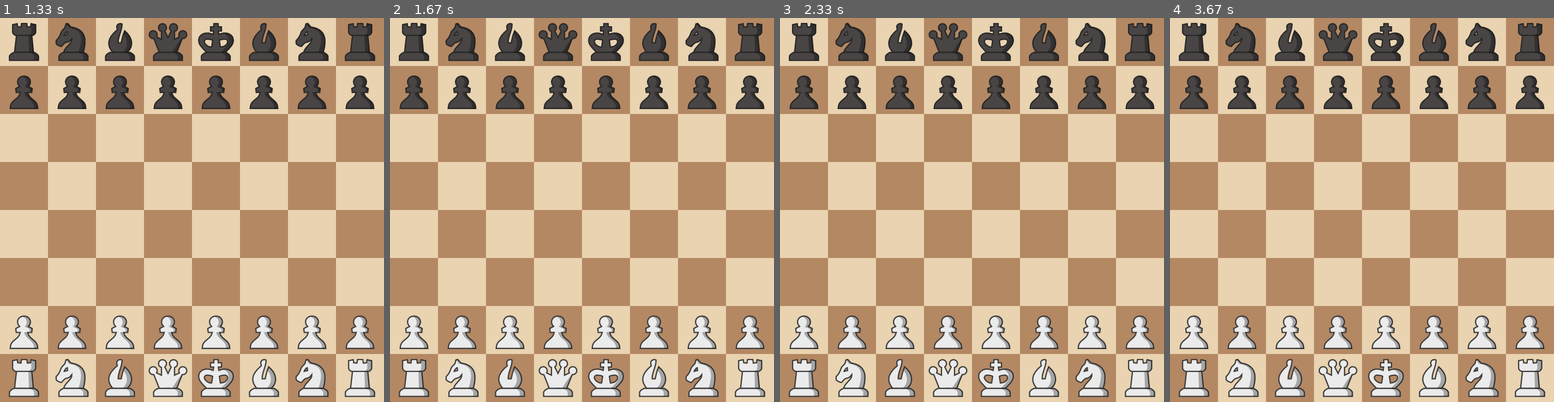
Above: before the commit, frames 1-4 (left to right).
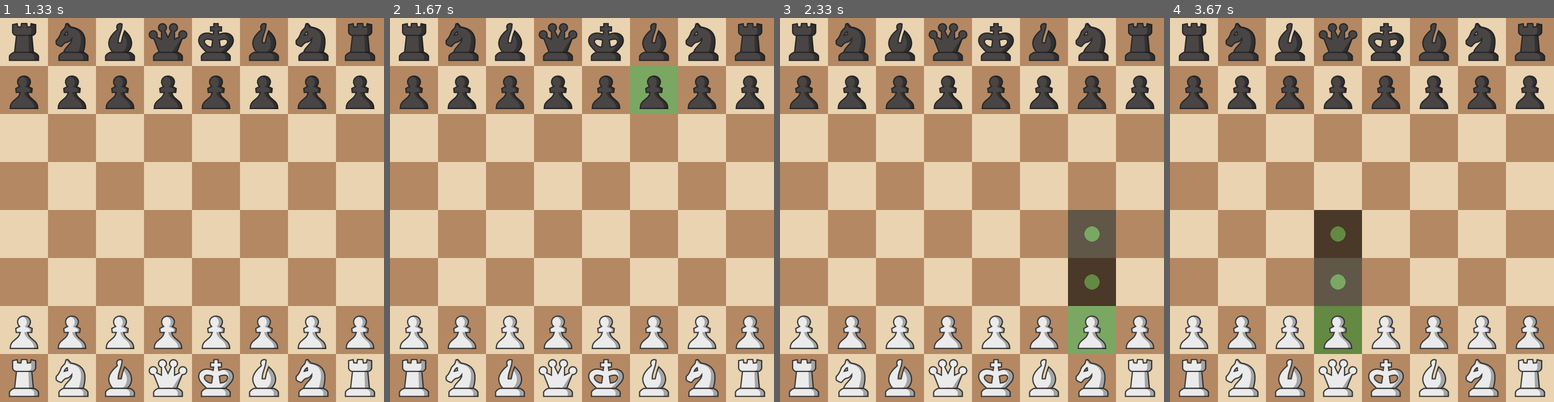
Above: after the commit, the same moments.

Repository: Sihal3/chessai
Game: pygame game, started from GUI.py
Two runs of this game, one before a commit and one after it. Both use one fixed random seed, a clock stepped at 60 frames per second and the inputs below.
Inputs (mouse positions are in pixels of both pictures, inside the frame that each line leads up to):
- Up to frame 1 (1.33 s): click (192, 210) at 0.38 s; move the mouse to (249, 75) at 1.17 s
- Up to frame 2 (1.67 s): click (639, 75) at 1.33 s; move the mouse to (724, 344) at 1.63 s
- Up to frame 3 (2.33 s): click (1114, 344) at 1.92 s
- Up to frame 4 (3.67 s): move the mouse to (1369, 79) at 2.33 s; click (1369, 79) at 2.68 s; move the mouse to (1342, 309) at 3.17 s; click (1342, 309) at 3.57 s

Frame 1 is identical in both runs. In frame 2, 1.2% of the frame differs, in the area x 62-75%, y 12-25%; in frame 3, 4.3%, in the area x 75-88%, y 50-88%; in frame 4, 4.3%.

Commit message:
completed GUI

Diff:
--- a/Board.py
+++ b/Board.py
@@ -109,11 +109,11 @@
                 if fromLoc == 'draw':
                     print("Draw accepted.")
                     self.gameOver = True
-                    return
+                    return True
                 if fromLoc == 'resign':
                     print("You resigned.")
                     self.gameOver = True
-                    return
+                    return True
 
                 if self.moveMode == 'uci':
                     fromLoc, toLoc, modifier = self.convertUCI(fromLoc, team)
@@ -121,7 +121,7 @@
                     fromLoc, toLoc, modifier = self.convertSAN(fromLoc, team)
                     if not (toLoc):
                         print(f'{fromLoc} Move invalid, please try again.')
-                        return
+                        return False
 
             else:
                 print("Improper parameters.")
@@ -177,34 +177,38 @@
 
                 self.timeSincePawnMove = self.timeSincePawnMove + 1
                 self.turn = self.turn + 1
+
+                # GAME END STATES
+
+                # checkmate
+                if (self.inCheck(team.opponent()) and not self.getLegalMoves(team.opponent())):
+                    print("And that's mate. Good game.")
+                    self.gameOver = True
+                    return True
+                # stalemate
+                elif (not self.getLegalMoves(team.opponent())):
+                    print("And that's stalement. A draw.")
+                    self.gameOver = True
+                    return True
+                # 50 move rule
+                if self.timeSincePawnMove > 99:
+                    print("By the 50-move-rule, this is a draw.")
+                    self.gameOver = True
+                    return True
+                # three-fold repitition
+                for board in self.pastBoards:
+                    if self.pastBoards.count(board) > 2:
+                        print("Three-Fold Repetition has occurred, this match is a draw.")
+                        self.gameOver = True
+                        return True
+
+                return True
             else:
                 print("Illegal Move. Try again.")
-
-            # GAME END STATES
-
-            # checkmate
-            if(self.inCheck(team.opponent()) and not self.getLegalMoves(team.opponent())):
-                print("And that's mate. Good game.")
-                self.gameOver = True
-                return
-            # stalemate
-            elif(not self.getLegalMoves(team.opponent())):
-                print("And that's stalement. A draw.")
-                self.gameOver = True
-                return
-            # 50 move rule
-            if self.timeSincePawnMove > 99:
-                print("By the 50-move-rule, this is a draw.")
-                self.gameOver = True
-                return
-            # three-fold repitition
-            for board in self.pastBoards:
-                if self.pastBoards.count(board) > 2:
-                    print("Three-Fold Repetition has occurred, this match is a draw.")
-                    self.gameOver = True
-                    return
+                return False
         else:
             print("Game is Over.")
+            return False
 
 
     def _move(self, fromLoc: Location, toLoc: Location):
@@ -308,7 +312,7 @@
 
         return newMoveList
 
-    def convertUCI(self, move, team):
+    def convertUCI(self, move, team=None):
         if move == 'O-O' or move == '0-0':
             return (Location(5, 1 if team == Team.WHITE else 8), Location(7, 1 if team == Team.WHITE else 8))
         if move == 'O-O-O' or move == '0-0-0':
@@ -318,13 +322,13 @@
         elif len(move) == 5:
             return (Location(move[0:2]), Location(move[2:4]), move[-1])
 
-    def convertSAN(self, move, team):
+    def convertSAN(self, move, team=None):
         if move in ['o-o', 'O-O', '0-0']:
             return (Location(5, 1 if team == Team.WHITE else 8), Location(7, 1 if team == Team.WHITE else 8),'')
         if move in ['o-o-o', 'O-O-O', '0-0-0']:
             return (Location(5, 1 if team == Team.WHITE else 8), Location(3, 1 if team == Team.WHITE else 8),'')
 
-        match = self.SAN_REGEX.match(move)
+        match = self.SAN_REGEX.match(move) # a genius RegEx expression I found online that matches all move types
 
         #catch match failures
         if not match:
@@ -356,7 +360,7 @@
         elif len(pieces) > 1:
             return ('Ambiguity detected. Please add more specificity on piece origin (rank or file).', False, False)
         elif len(pieces) < 1:
-            return ("That is not a legal move. Please try again.", False, False)
+            return ("That is not a legal move.", False, False)
 
 
 
--- /dev/null
+++ b/GUI.py
@@ -0,0 +1,182 @@
+import os
+import io
+
+
+import pygame
+from Board import Board
+from Piece import Piece, PieceType, Team
+from Location import Location
+
+# Set up the drawing window
+BOARD_SIZE = 704
+SQUARE_SIZE = (BOARD_SIZE // 8)
+WHITE = (233, 211, 176)
+BLACK = (180, 136, 99)
+GREEN = (45, 138, 44)
+YELLOW = (247,235,118)
+SPRITES = {}
+selectedLoc = None
+
+def main():
+    global BOARD_SIZE
+    global SQUARE_SIZE
+
+    pygame.init()
+    pygame.display.set_caption('Chess() by Nihal')
+    pygame.display.set_icon(pygame.image.load('icon.png'))
+
+    screen = screen_init() # creates screen and also sprites
+    clock = pygame.time.Clock()
+
+    board = Board()
+
+    # Run until the user asks to quit
+    running = True
+    visualDelta = True
+
+    while running:
+
+        clock.tick(100)
+
+        # Did the user click the window close button?
+        for event in pygame.event.get():
+            if event.type == pygame.QUIT:
+                running = False
+            #elif event.type == pygame.FULLSCREEN:
+                #BOARD_SIZE = min(event.size[0], event.size[1])
+                #SQUARE_SIZE = (BOARD_SIZE // 8)
+                #screen = screen_init('fullscreen')
+                #visualDelta = True
+            elif event.type == pygame.VIDEORESIZE:
+                BOARD_SIZE = min(event.size[0], event.size[1])
+                SQUARE_SIZE = (BOARD_SIZE // 8)
+                screen = screen_init()
+                visualDelta = True
+            elif event.type == pygame.MOUSEBUTTONDOWN:
+                visualDelta = click(event, board, screen)
+
+        if visualDelta:
+            render(screen, board)
+            visualDelta = False
+
+    # Done! Time to quit.
+    pygame.quit()
+
+def render(screen, board):
+    # Fill the background with white
+    screen.fill((255, 255, 255))
+
+    # draw squares
+    for i in range(8):
+        for j in range(8):
+            pygame.draw.rect(screen, BLACK if (i + j) % 2 == 1 else WHITE,
+                                  (i * SQUARE_SIZE, j * SQUARE_SIZE, SQUARE_SIZE, SQUARE_SIZE))
+
+    # draw past move highlight
+    if board.moveLog:
+        fromLoc, toLoc, _ = board.convertSAN(board.moveLog[-1])
+        screen.blit(SPRITES['pH'], ((fromLoc.x - 1) * SQUARE_SIZE, (8 - fromLoc.y) * SQUARE_SIZE))
+        screen.blit(SPRITES['pH'], ((toLoc.x - 1) * SQUARE_SIZE, (8 - toLoc.y) * SQUARE_SIZE))
+
+    # draw selected highlight
+    if selectedLoc:
+        screen.blit(SPRITES['sH'], ((selectedLoc.x-1) * SQUARE_SIZE, (8-selectedLoc.y) * SQUARE_SIZE))
+        if board.getPiece(selectedLoc).color is board.getActiveTeam():
+            for move in board.getPiece(selectedLoc).getLegalMoves(mode='loc'):
+                if board.getPiece(move):
+                    screen.blit(SPRITES['tH'], ((move.x - 1) * SQUARE_SIZE, (8 - move.y) * SQUARE_SIZE))
+                else:
+                    screen.blit(SPRITES['cH'], ((move.x - 1) * SQUARE_SIZE, (8 - move.y) * SQUARE_SIZE))
+
+    # draw pieces
+    for piece in board.getPieces('both'):
+        screen.blit(SPRITES[('w' if piece.color == Team.WHITE else 'b') + piece.type.toString()], ((piece.x-1)*SQUARE_SIZE, (8-piece.y)*SQUARE_SIZE))
+
+    # Flip the display
+    pygame.display.flip()
+
+def sprite_gen():
+    global SPRITES
+
+    SPRITES = {}
+
+    for s in ['wK', 'wQ', 'wR', 'wB', 'wN', 'wP', 'bK', 'bQ', 'bR', 'bB', 'bN', 'bP']:
+        SPRITES[s] = svg_load(os.path.join('frugale', f'{s}.svg'), SQUARE_SIZE).convert_alpha()
+
+    # highlights
+
+    # selectedSquareHighlight
+    SPRITES['sH'] = pygame.Surface((SQUARE_SIZE, SQUARE_SIZE))
+    SPRITES['sH'].fill(GREEN)
+    SPRITES['sH'].set_alpha(150)
+    SPRITES['sH'].convert_alpha()
+
+    # possibleMovesCircleHighlight
+    SPRITES['cH'] = pygame.Surface((SQUARE_SIZE, SQUARE_SIZE))
+    SPRITES['cH'].set_alpha(150)
+    pygame.draw.circle(SPRITES['cH'], GREEN, (SQUARE_SIZE/2, SQUARE_SIZE/2), SQUARE_SIZE/6)
+    SPRITES['cH'].convert_alpha()
+
+    # possibleTakesCircleHighlight
+    SPRITES['tH'] = pygame.Surface((SQUARE_SIZE, SQUARE_SIZE), pygame.SRCALPHA)
+    SPRITES['tH'].fill((GREEN[0], GREEN[1], GREEN[2], 150))
+    pygame.draw.circle(SPRITES['tH'], (0, 0, 0, 0), (SQUARE_SIZE/2, SQUARE_SIZE/2), SQUARE_SIZE/1.8)
+    SPRITES['tH'].convert_alpha()
+
+    # pastMoveHighlight
+    SPRITES['pH'] = pygame.Surface((SQUARE_SIZE, SQUARE_SIZE))
+    SPRITES['pH'].fill(YELLOW)
+    SPRITES['pH'].set_alpha(150)
+    SPRITES['pH'].convert_alpha()
+
+
+
+def svg_load(filename, scale):
+    svg_string = open(filename, "rt").read()
+    start = svg_string.find('<svg')
+    if start > 0:
+        svg_string = svg_string[:start+4] + f' width="{scale}px" height="{scale}px" ' + svg_string[start+32:]
+    return pygame.image.load(io.BytesIO(svg_string.encode()))
+
+def screen_init(s=None):
+    global BOARD_SIZE
+    global SQUARE_SIZE
+
+    # discrete board size to avoid white borders
+    if BOARD_SIZE % 8 != 0:
+        BOARD_SIZE -= BOARD_SIZE % 8
+        SQUARE_SIZE = (BOARD_SIZE // 8)
+
+    #init screen
+    #if s == 'fullscreen':
+     #   screen = pygame.display.set_mode([BOARD_SIZE, BOARD_SIZE], pygame.HWSURFACE | pygame.DOUBLEBUF | pygame.RESIZABLE | pygame.FULLSCREEN)
+    #else:
+    screen = pygame.display.set_mode([BOARD_SIZE, BOARD_SIZE], pygame.HWSURFACE | pygame.DOUBLEBUF | pygame.RESIZABLE)
+
+    # load piece sprites
+    sprite_gen()
+
+    return screen
+
+def click(event, board, screen):
+    global selectedLoc
+
+    mouseLoc = Location(event.pos[0]//SQUARE_SIZE+1, 8-event.pos[1]//SQUARE_SIZE)
+
+    if selectedLoc:
+        b = board.move(selectedLoc, mouseLoc)
+        selectedLoc = None
+        if b:
+            return True
+
+    if board.getPiece(mouseLoc):
+        selectedLoc = mouseLoc
+    else:
+        selectedLoc = None
+
+    return True
+
+
+
+if __name__ == "__main__":
+    main()
--- a/chesspygame.py
+++ /dev/null
@@ -1,97 +0,0 @@
-import os
-import io
-
-import pygame
-import game_runner
-from Board import Board
-from Piece import Piece, PieceType, Team
-
-# Set up the drawing window
-BOARD_SIZE = 704
-SQUARE_SIZE = (BOARD_SIZE // 8)
-WHITE = (233, 211, 176)
-BLACK = (180, 136, 99)
-SPRITES = {}
-
-
-def main():
-    global BOARD_SIZE
-    global SQUARE_SIZE
-
-    pygame.init()
-
-    screen = screen_init() # creates screen and also sprites
-
-    board = Board()
-
-    # Run until the user asks to quit
-    running = True
-    while running:
-        # Did the user click the window close button?
-        for event in pygame.event.get():
-            if event.type == pygame.QUIT:
-                running = False
-            elif event.type == pygame.VIDEORESIZE:
-                BOARD_SIZE = min(event.size[0], event.size[1])
-                SQUARE_SIZE = (BOARD_SIZE // 8)
-                screen = screen_init()
-
-        render(screen, board)
-
-    # Done! Time to quit.
-    pygame.quit()
-
-def render(screen, board):
-    # Fill the background with white
-    screen.fill((255, 255, 255))
-
-    # draw squares
-    for i in range(8):
-        for j in range(8):
-            pygame.draw.rect(screen, BLACK if (i + j) % 2 == 1 else WHITE,
-                                  (i * SQUARE_SIZE, j * SQUARE_SIZE, SQUARE_SIZE, SQUARE_SIZE))
-
-    # draw pieces
-    for piece in board.getPieces('both'):
-        screen.blit(SPRITES[('w' if piece.color == Team.WHITE else 'b') + piece.type.toString()], ((piece.x-1)*SQUARE_SIZE, (8-piece.y)*SQUARE_SIZE))
-
-    # Flip the display
-    pygame.display.flip()
-
-def sprite_gen():
-    global SPRITES
-
-    SPRITES = {}
-
-    for s in ['wK', 'wQ', 'wR', 'wB', 'wN', 'wP', 'bK', 'bQ', 'bR', 'bB', 'bN', 'bP']:
-        SPRITES[s] = svg_load(os.path.join('frugale', f'{s}.svg'), SQUARE_SIZE).convert_alpha()
-
-
-def svg_load(filename, scale):
-    svg_string = open(filename, "rt").read()
-    start = svg_string.find('<svg')
-    if start > 0:
-        svg_string = svg_string[:start+4] + f' width="{scale}px" height="{scale}px" ' + svg_string[start+32:]
-    return pygame.image.load(io.BytesIO(svg_string.encode()))
-
-def screen_init():
-    global BOARD_SIZE
-    global SQUARE_SIZE
-
-    # discrete board size to avoid white borders
-    if BOARD_SIZE % 8 != 0:
-        BOARD_SIZE -= BOARD_SIZE % 8
-        SQUARE_SIZE = (BOARD_SIZE // 8)
-
-    #init screen
-    screen = pygame.display.set_mode([BOARD_SIZE, BOARD_SIZE], pygame.HWSURFACE | pygame.DOUBLEBUF | pygame.RESIZABLE)
-
-    # load piece sprites
-    sprite_gen()
-
-    return screen
-
-
-
-if __name__ == "__main__":
-    main()
Renamed: game_runner.py -> engine_runner.py
Binary file added: icon.png
Not shown, changed: .DS_Store
